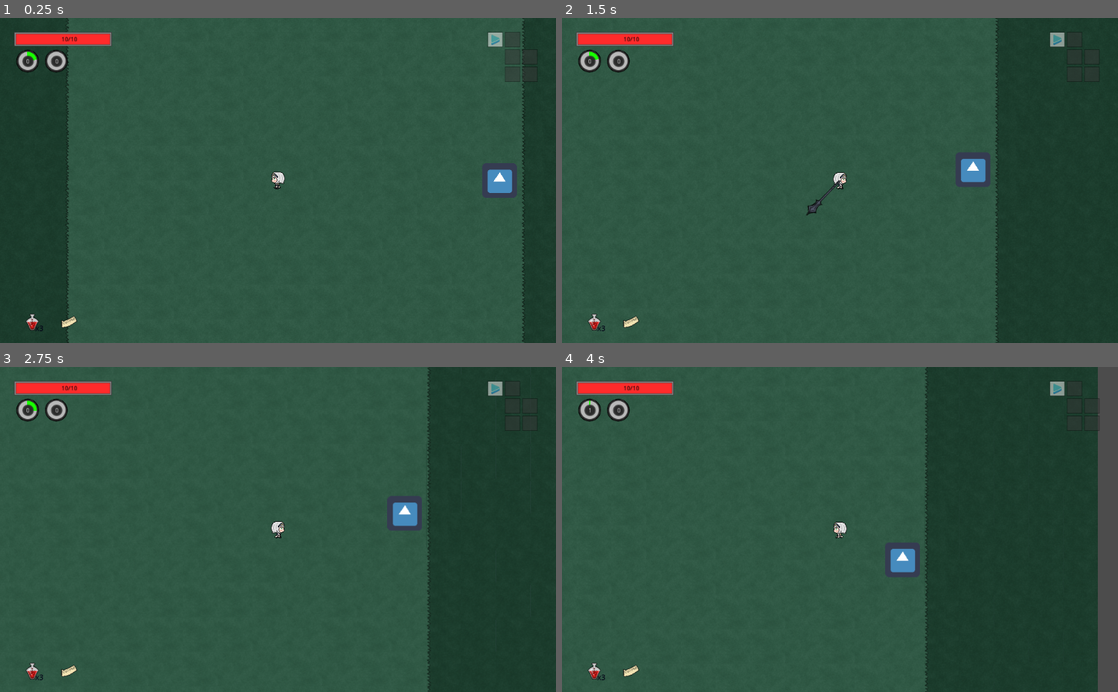
Above: before the commit, frames 1-4 (two rows, left to right).
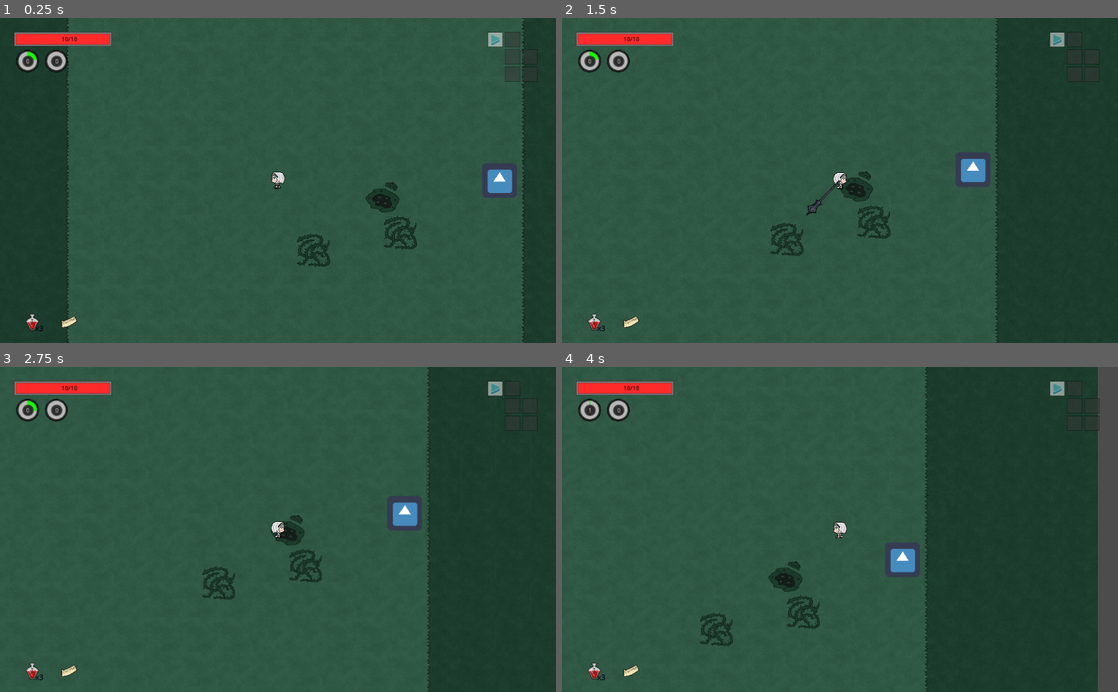
Above: after the commit, the same moments.

Repository: inazumaron/holo_world
Game: Godot game, scene res://levels/level_handler.tscn
Same seed, same stepped clock (60 frames per second), same inputs: the game is played once before the commit and once after it. This scene is started directly instead of the project's main scene. The engine's default icon, where the game draws it, is replaced by a stand-in: a white triangle on a blue panel in a dark square.
Inputs (mouse positions are in pixels of both pictures, inside the frame that each line leads up to):
- Up to frame 1 (0.25 s): no input
- Up to frame 2 (1.5 s): tap Enter (ui_accept) at 0.5, 0.77 s; move the mouse to (962, 164) at 0.52 s; press the mouse at (962, 164) at 0.53 s; hold Right (ui_right) 0.53-1.28 s; move the mouse to (728, 196) at 1.27 s; release the mouse at (728, 196) at 1.28 s; hold Down (ui_down) from 1.28 s (still down); click (728, 196) at 1.35 s
- Up to frame 3 (2.75 s): tap Enter (ui_accept) at 1.52 s; move the mouse to (333, 458) at 2.02 s; release Down (ui_down) at 2.03 s; press the mouse at (333, 458) at 2.03 s; hold Right (ui_right) from 2.03 s (still down); right-click (333, 458) at 2.1 s
- Up to frame 4 (4 s): move the mouse to (812, 594) at 2.77 s; release Right (ui_right) at 2.78 s; release the mouse at (812, 594) at 2.78 s; hold Up (ui_up) 2.78-3.53 s; click (812, 594) at 2.85 s; tap Enter (ui_accept) at 3.02, 3.77 s; move the mouse to (1006, 578) at 3.52 s; press the mouse at (1006, 578) at 3.53 s; hold Left (ui_left) from 3.53 s (still down)

The runs differ from the first frame. In frame 1, 0.9% of the frame differs, in the area x 53-75%, y 50-77%; in frame 2, 0.9%; in frame 3, 0.9%; in frame 4, 0.9%, in the area x 24-47%, y 59-86%.

Commit message:
added hazard generation

Diff:
--- a/enemies/boss.gd
+++ b/enemies/boss.gd
@@ -18,6 +18,7 @@
 const IS_BOSS = true
 var buffs = {}
 #-------------------------------
+var BODY_TYPE = "enemy_boss"
 var move_counter = 1
 var move_state = false
 var attack_counter = 1
--- a/enemies/boss.tscn
+++ b/enemies/boss.tscn
@@ -3,6 +3,56 @@
 [ext_resource path="res://enemies/boss.gd" type="Script" id=1]
 [ext_resource path="res://resc/c_rushia_sprite.png" type="Texture" id=2]
 
+[sub_resource type="AtlasTexture" id=24]
+flags = 4
+atlas = ExtResource( 2 )
+region = Rect2( 0, 256, 64, 64 )
+
+[sub_resource type="AtlasTexture" id=25]
+flags = 4
+atlas = ExtResource( 2 )
+region = Rect2( 64, 256, 64, 64 )
+
+[sub_resource type="AtlasTexture" id=26]
+flags = 4
+atlas = ExtResource( 2 )
+region = Rect2( 128, 256, 64, 64 )
+
+[sub_resource type="AtlasTexture" id=17]
+flags = 4
+atlas = ExtResource( 2 )
+region = Rect2( 0, 64, 64, 64 )
+
+[sub_resource type="AtlasTexture" id=18]
+flags = 4
+atlas = ExtResource( 2 )
+region = Rect2( 64, 64, 64, 64 )
+
+[sub_resource type="AtlasTexture" id=19]
+flags = 4
+atlas = ExtResource( 2 )
+region = Rect2( 128, 64, 64, 64 )
+
+[sub_resource type="AtlasTexture" id=20]
+flags = 4
+atlas = ExtResource( 2 )
+region = Rect2( 192, 64, 64, 64 )
+
+[sub_resource type="AtlasTexture" id=21]
+flags = 4
+atlas = ExtResource( 2 )
+region = Rect2( 0, 320, 64, 64 )
+
+[sub_resource type="AtlasTexture" id=22]
+flags = 4
+atlas = ExtResource( 2 )
+region = Rect2( 64, 320, 64, 64 )
+
+[sub_resource type="AtlasTexture" id=23]
+flags = 4
+atlas = ExtResource( 2 )
+region = Rect2( 128, 320, 64, 64 )
+
 [sub_resource type="AtlasTexture" id=27]
 flags = 4
 atlas = ExtResource( 2 )
@@ -22,56 +72,6 @@
 flags = 4
 atlas = ExtResource( 2 )
 region = Rect2( 192, 0, 64, 64 )
-
-[sub_resource type="AtlasTexture" id=21]
-flags = 4
-atlas = ExtResource( 2 )
-region = Rect2( 0, 320, 64, 64 )
-
-[sub_resource type="AtlasTexture" id=22]
-flags = 4
-atlas = ExtResource( 2 )
-region = Rect2( 64, 320, 64, 64 )
-
-[sub_resource type="AtlasTexture" id=23]
-flags = 4
-atlas = ExtResource( 2 )
-region = Rect2( 128, 320, 64, 64 )
-
-[sub_resource type="AtlasTexture" id=24]
-flags = 4
-atlas = ExtResource( 2 )
-region = Rect2( 0, 256, 64, 64 )
-
-[sub_resource type="AtlasTexture" id=25]
-flags = 4
-atlas = ExtResource( 2 )
-region = Rect2( 64, 256, 64, 64 )
-
-[sub_resource type="AtlasTexture" id=26]
-flags = 4
-atlas = ExtResource( 2 )
-region = Rect2( 128, 256, 64, 64 )
-
-[sub_resource type="AtlasTexture" id=17]
-flags = 4
-atlas = ExtResource( 2 )
-region = Rect2( 0, 64, 64, 64 )
-
-[sub_resource type="AtlasTexture" id=18]
-flags = 4
-atlas = ExtResource( 2 )
-region = Rect2( 64, 64, 64, 64 )
-
-[sub_resource type="AtlasTexture" id=19]
-flags = 4
-atlas = ExtResource( 2 )
-region = Rect2( 128, 64, 64, 64 )
-
-[sub_resource type="AtlasTexture" id=20]
-flags = 4
-atlas = ExtResource( 2 )
-region = Rect2( 192, 64, 64, 64 )
 
 [sub_resource type="AtlasTexture" id=7]
 flags = 4
@@ -155,24 +155,24 @@
 
 [sub_resource type="SpriteFrames" id=31]
 animations = [ {
+"frames": [ SubResource( 24 ), SubResource( 25 ), SubResource( 26 ) ],
+"loop": true,
+"name": "attack_right",
+"speed": 5.0
+}, {
+"frames": [ SubResource( 17 ), SubResource( 18 ), SubResource( 19 ), SubResource( 20 ) ],
+"loop": true,
+"name": "move_left",
+"speed": 5.0
+}, {
+"frames": [ SubResource( 21 ), SubResource( 22 ), SubResource( 23 ) ],
+"loop": true,
+"name": "attack_left",
+"speed": 5.0
+}, {
 "frames": [ SubResource( 27 ), SubResource( 28 ), SubResource( 29 ), SubResource( 30 ) ],
 "loop": true,
 "name": "move_right",
-"speed": 5.0
-}, {
-"frames": [ SubResource( 21 ), SubResource( 22 ), SubResource( 23 ) ],
-"loop": true,
-"name": "attack_left",
-"speed": 5.0
-}, {
-"frames": [ SubResource( 24 ), SubResource( 25 ), SubResource( 26 ) ],
-"loop": true,
-"name": "attack_right",
-"speed": 5.0
-}, {
-"frames": [ SubResource( 17 ), SubResource( 18 ), SubResource( 19 ), SubResource( 20 ) ],
-"loop": true,
-"name": "move_left",
 "speed": 5.0
 }, {
 "frames": [ SubResource( 7 ), SubResource( 8 ), SubResource( 9 ), SubResource( 10 ), SubResource( 11 ), SubResource( 12 ) ],
--- a/enemies/gy_zombie_basic.gd
+++ b/enemies/gy_zombie_basic.gd
@@ -17,6 +17,7 @@
 const MAX_HP = 3
 const DEF = 0
 
+var BODY_TYPE = "enemy_mob"
 var buffs = {"passive":{"weight":1}}		#place all active buffs/debuffs here, should not be directly altered, as values are shared between all
 var buff_timers = {}
 var EFFECTS = {}			#for offensive statuses, damage bonus, inflict poison, etc
--- a/levels/room_graveyard.gd
+++ b/levels/room_graveyard.gd
@@ -12,7 +12,14 @@
 	"path":0, "up":2, "wall":4, "blank":6, "left":8, "right":10, "down":12, "uleft": 14, "uright":16, "wleft":18,
 	"wright":20, "lleft":22, "lright":24}
 const enemy_data = [
-	{"name":"zombie_basic","level":1,"cost":1}]
+	{"name":"zombie_basic","level":1,"cost":1}
+	]
+const hazard_data = [
+	{"name":"gy_vines_","level":1, "cost":1, "vars":2, "data":{
+		"onEntry":true, "damage":1
+	}},
+	{"name":"gy_swamp_", "level":1, "cost":1, "vars":2}
+]
 const obs_base = preload("res://levels/obstacle_small.tscn")
 const e_1_1 = preload("res://enemies/gy_zombie_basic.tscn")
 const boss_base = preload("res://enemies/boss.tscn")
@@ -51,6 +58,7 @@
 const border = floor((screen_size-room_size)/2)
 const screen_offset = Vector2((screen_size/2)-border,(screen_size/2)-border)
 const obs_offset = Vector2(32, 32)
+const hazard_base = preload("res://obj/level_hazards.tscn")
 
 var dialogue_playing = false
 var dialogue_page = 0
@@ -62,8 +70,10 @@
 var cleared = false
 var enemy_cost = 0
 var room_seed = 0
+var hazard_cost = 3
 var enemy_bases = []
 var enemy_list = []
+var hazard_list = []
 var obs_list = []
 var level = 1
 var rng = RandomNumberGenerator.new()
@@ -77,6 +87,7 @@
 	rng.seed  = room_seed
 	create_room()
 	preload_items()
+	generate_hazards()
 	if !cleared:
 		create_enemies()
 		set_process(true)
@@ -171,6 +182,20 @@
 							obs_list.append(temp_obs)
 	gen_enemy_pos(data)
 
+func generate_hazards():
+	while hazard_cost > 0:
+		var pos = Vector2((randi()%room_size-3)+2,(randi()%room_size-3)+2)
+		var hazard = hazard_base.instance()
+		var h_data = hazard_data[randi()%hazard_data.size()]
+		var variant = ""
+		if "vars" in h_data:
+			variant = str((randi()%h_data["vars"])+1)
+		hazard.position = pos * 32
+		hazard.play(h_data["name"]+variant)
+		hazard_list.append(hazard)
+		add_child(hazard)
+		hazard_cost -= h_data["cost"]
+
 func gen_enemy_pos(data):
 	enemy_pos = []
 	for x in range(2,room_size-1):
--- a/obj/buff_handler.gd
+++ b/obj/buff_handler.gd
@@ -63,24 +63,25 @@
 
 func realtime_handler(delta): # For buffs that need to be applied realtime
 	for i in realtime_buffs:
-		if i["type"] == "knockback":
-			var temp_w
-			if "weight" in i:
-				temp_w = i["weight"]
-			else:
-				temp_w = 1
-			var res = knockback_handler(i["node"],i["details"], temp_w)
-			if res:
-				var source
-				if is_player(i["node"]):
-					source = get_p_index(i["node"])
-					char_nodes[source]["buffs"].erase(i["source_buff"])
-					char_nodes[source]["node"].buffs = char_nodes[source]["buffs"]
+		if source_exist(i["node"]):
+			if i["type"] == "knockback":
+				var temp_w
+				if "weight" in i:
+					temp_w = i["weight"]
 				else:
-					source = get_e_index(i["node"])
-					enemy_nodes[source]["buffs"].erase(i["source_buff"])
-					enemy_nodes[source]["node"].buffs = enemy_nodes[source]["buffs"]
-				realtime_buffs.erase(i)
+					temp_w = 1
+				var res = knockback_handler(i["node"],i["details"], temp_w)
+				if res:
+					var source
+					if is_player(i["node"]):
+						source = get_p_index(i["node"])
+						char_nodes[source]["buffs"].erase(i["source_buff"])
+						char_nodes[source]["node"].buffs = char_nodes[source]["buffs"]
+					else:
+						source = get_e_index(i["node"])
+						enemy_nodes[source]["buffs"].erase(i["source_buff"])
+						enemy_nodes[source]["node"].buffs = enemy_nodes[source]["buffs"]
+					realtime_buffs.erase(i)
 
 func temp_buff_handler(delta):
 	for i in temp_buffs:
@@ -349,3 +350,9 @@
 				for k in room_delayed_buffs:
 					if k in i["buffs"][j]:
 						i["buffs"][j][k][2] = false
+
+func source_exist(source):
+	var res = weakref(source)
+	if !res.get_ref():
+		return false
+	return true
--- /dev/null
+++ b/obj/level_hazards.gd
@@ -0,0 +1,82 @@
+extends Node2D
+
+#
+var HP = 1				#if destructible
+var ACTIVE = true
+
+var shape = "circle"
+var effects = []
+var damage = 0
+var continious = false	#apply effect every sec
+var onEntry = false		#apply effect on entry
+var onExit = false		#apply effect on exit
+var destructible = false	#can be destroyed
+
+var RectBodies = []
+var CircleBodies = []
+var timer = 1
+
+signal damageBodies(damage, effects)
+
+func _ready():
+	if continious:
+		set_process(true)
+	else:
+		set_process(false)
+
+func _process(delta):
+	if timer > 0:
+		timer -= delta
+	else:
+		if shape == "circle":
+			damageCircle()
+		else:
+			damageRect()
+		timer = 1
+
+func set_data(data):
+	pass
+
+func play(anim):
+	$AnimatedSprite.play(anim)
+
+func damageRect():
+	if ACTIVE:
+		for body in RectBodies:
+			self.connect("damageBodies",body,"take_damage")
+			emit_signal("damageBodies",damage, effects)
+
+func damageCircle():
+	if ACTIVE:
+		for body in CircleBodies:
+			self.connect("damageBodies",body,"take_damage")
+			emit_signal("damageBodies",damage, effects)
+
+func damageBody(body):
+	if ACTIVE:
+		self.connect("damageBodies",body,"take_damage")
+		emit_signal("damageBodies")
+
+func _on_AreaRect_body_entered(body):
+	if body.is_in_group("player") and body.has_method("take_damage"):
+		RectBodies.append(body)
+	if shape == "rect" and onEntry:
+		damageBody(body)
+
+func _on_AreaRect_body_exited(body):
+	if body in RectBodies:
+		RectBodies.erase(body)
+	if shape == "rect" and onExit:
+		damageBody(body)
+
+func _on_AreaCircle_body_entered(body):
+	if body.is_in_group("player") and body.has_method("take_damage"):
+		CircleBodies.append(body)
+	if shape == "circle" and onEntry:
+		damageBody(body)
+
+func _on_AreaCircle_body_exited(body):
+	if body in CircleBodies:
+		CircleBodies.erase(body)
+	if shape == "circle" and onExit:
+		damageBody(body)
--- /dev/null
+++ b/obj/level_hazards.tscn
@@ -0,0 +1,75 @@
+[gd_scene load_steps=10 format=2]
+
+[ext_resource path="res://resc/r_graveyard_ts_new.png" type="Texture" id=1]
+[ext_resource path="res://obj/level_hazards.gd" type="Script" id=2]
+
+[sub_resource type="AtlasTexture" id=1]
+flags = 4
+atlas = ExtResource( 1 )
+region = Rect2( 448, 192, 64, 64 )
+
+[sub_resource type="AtlasTexture" id=2]
+flags = 4
+atlas = ExtResource( 1 )
+region = Rect2( 384, 256, 64, 64 )
+
+[sub_resource type="AtlasTexture" id=4]
+flags = 4
+atlas = ExtResource( 1 )
+region = Rect2( 448, 256, 64, 64 )
+
+[sub_resource type="AtlasTexture" id=3]
+flags = 4
+atlas = ExtResource( 1 )
+region = Rect2( 384, 192, 64, 64 )
+
+[sub_resource type="SpriteFrames" id=5]
+animations = [ {
+"frames": [ SubResource( 1 ) ],
+"loop": true,
+"name": "gy_vines_2",
+"speed": 5.0
+}, {
+"frames": [ SubResource( 2 ) ],
+"loop": true,
+"name": "gy_swamp_1",
+"speed": 5.0
+}, {
+"frames": [ SubResource( 4 ) ],
+"loop": true,
+"name": "gy_swamp_2",
+"speed": 5.0
+}, {
+"frames": [ SubResource( 3 ) ],
+"loop": true,
+"name": "gy_vines_1",
+"speed": 5.0
+} ]
+
+[sub_resource type="RectangleShape2D" id=6]
+extents = Vector2( 32, 32 )
+
+[sub_resource type="CircleShape2D" id=7]
+radius = 32.0
+
+[node name="Node2D" type="Node2D"]
+script = ExtResource( 2 )
+
+[node name="AnimatedSprite" type="AnimatedSprite" parent="."]
+frames = SubResource( 5 )
+animation = "gy_swamp_2"
+
+[node name="AreaRect" type="Area2D" parent="."]
+
+[node name="CollisionShape2D" type="CollisionShape2D" parent="AreaRect"]
+shape = SubResource( 6 )
+
+[node name="AreaCircle" type="Area2D" parent="."]
+
+[node name="CollisionShape2D" type="CollisionShape2D" parent="AreaCircle"]
+shape = SubResource( 7 )
+
+[connection signal="body_entered" from="AreaRect" to="." method="_on_AreaRect_body_entered"]
+[connection signal="body_exited" from="AreaRect" to="." method="_on_AreaRect_body_exited"]
+[connection signal="body_entered" from="AreaCircle" to="." method="_on_AreaCircle_body_entered"]
+[connection signal="body_exited" from="AreaCircle" to="." method="_on_AreaCircle_body_exited"]
--- a/obj/projectile.gd
+++ b/obj/projectile.gd
@@ -35,6 +35,7 @@
 var AoeBodies = []
 # ---------------------------------------------------------------------------------------------
 # Misc variables
+var BODY_TYPE = "projectile"
 var dataLoaded = false
 var group = "" #will react to opposite group + neutral
 
@@ -154,6 +155,8 @@
 			if group == "enemy":
 				if body.is_in_group("player") or body.is_in_group("neutral"):
 					can_damage = true
+				else:
+					connected = false
 
 			if can_damage:
 				self.connect("EntityHit",body,"take_damage")
--- a/obj/z_misc details.gd
+++ b/obj/z_misc details.gd
@@ -66,10 +66,22 @@
 	#10		-	same as main character, 7 + 2 enemy budget
 }
 
+const BODY_TYPE = [ #for kinematic bodies, to help identify
+	"player_character",
+	"projectile",
+	"enemy_boss",
+	"enemy_mob"
+]
+
 #to do
+#level hazards, set positions to place
 #knockback check if source alive
-#pekora bomb explodes on impact
+#show damage numbers
+#item usage bigger sfx on use
+#randomize obstacles
 
-#last thing done
-#working on character switching, level_handler has now a func change_active_unit
-#which game handler should call wehn using switch character
+#New enemy concepts
+#Graveyard
+#Fandead with crystal - long buildup, shoots laser deals continious damage at a direction
+#Deadbeat portal - spawns deadbeat skulls (slow, 1hp, charges when close)
+#Zomrade big fat - tank, aoe very slow
--- a/player/130_Flare.gd
+++ b/player/130_Flare.gd
@@ -30,6 +30,7 @@
 var anim_dir = 1 #1-right, -1 left
 var last_anim_dir = 0 #0 - left, 1 - right
 var IS_BOSS = false		#for checking skill usage between player and boss
+var BODY_TYPE = "player_character"
 
 #------------------------ Timers
 var pos_timer = 0	#update position for game
--- a/player/132_Noel.gd
+++ b/player/132_Noel.gd
@@ -30,6 +30,7 @@
 var anim_dir = 1 #1-right, -1 left
 var last_anim_dir = 0 #0 - left, 1 - right
 var IS_BOSS = false		#for checking skill usage between player and boss
+var BODY_TYPE = "player_character"
 
 #------------------------ Timers
 var pos_timer = 0	#update position for game
--- a/player/133_Pekora.gd
+++ b/player/133_Pekora.gd
@@ -30,6 +30,7 @@
 var anim_dir = 1 #1-right, -1 left
 var last_anim_dir = 0 #0 - left, 1 - right
 var IS_BOSS = false		#for checking skill usage between player and boss
+var BODY_TYPE = "player_character"
 
 #------------------------ Timers
 var pos_timer = 0	#update position for game
--- a/weapons/i_pekora_bombs.gd
+++ b/weapons/i_pekora_bombs.gd
@@ -45,4 +45,5 @@
 	projectile_inst.posFinal = guide.global_position
 	projectile_inst.AoeBubble = true
 	projectile_inst.damage = 1
+	projectile_inst.ignore_collision = true
 	get_tree().get_root().add_child(projectile_inst)
